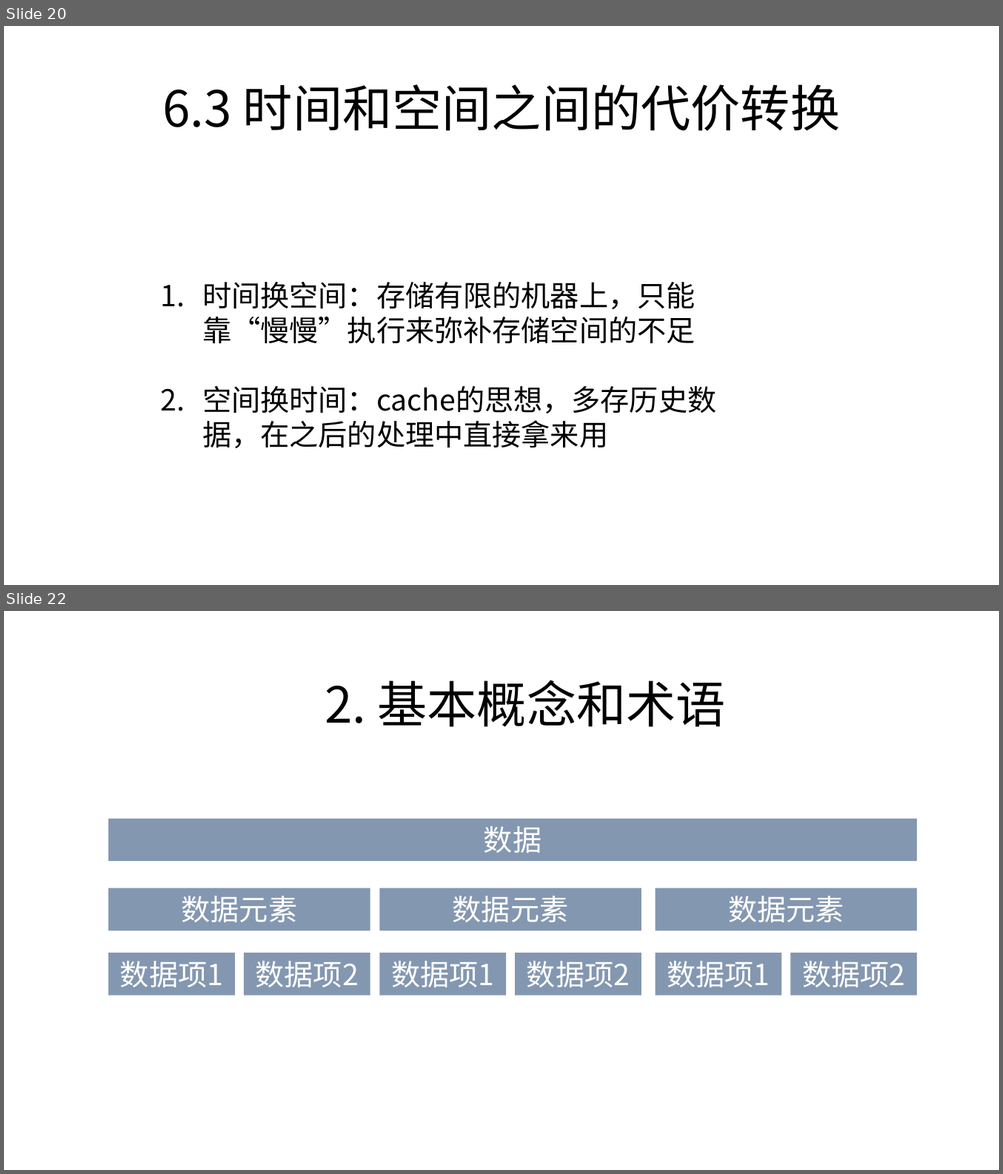
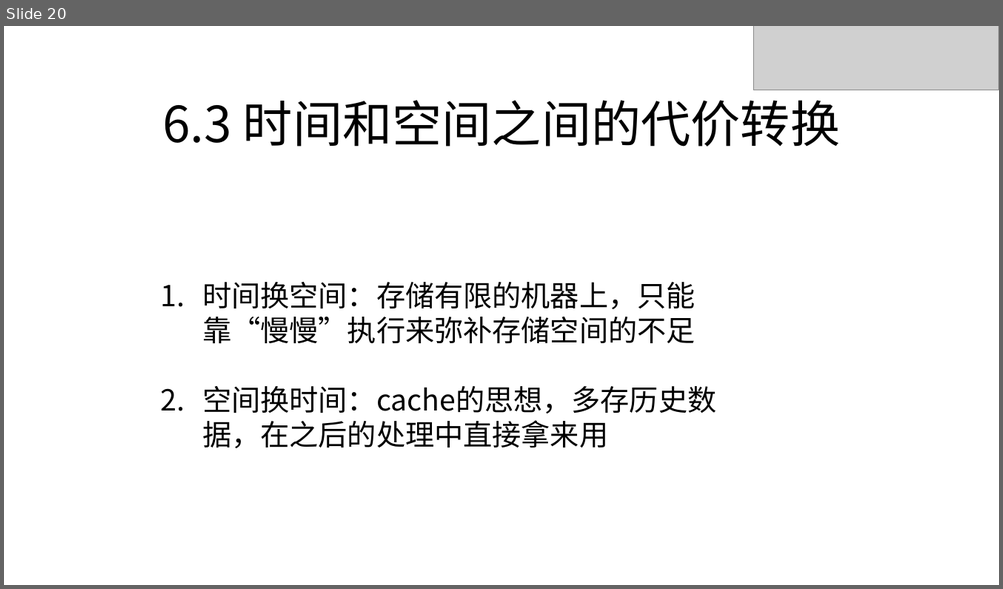
Before and after one commit to zjyesir/hmc_data_structure, a slide deck: 1.2算法.pptx. Shown one above the other, each under a label of ours: slides 20 and 22 before the commit, slide 20 after it; the slides between them are not shown. The pictures are 1003x1174 and 1003x589 pixels, drawn with LibreOffice and Linux fonts; fonts in the diff are those of the drawing; grey boxes stand for pictures; background and template pictures are left out. Boxes give left, top, right and bottom in pixels: in the first picture for what was removed or moved away, otherwise in the second. Text is boxed around its words. In the diff, an @@ line names an element or a change of style, - is before the commit and + after.

```diff
--- a/1.2算法.pptx
+++ b/1.2算法.pptx
@@ slide 22 removed at box(4, 611, 999, 1170), background picture (left out) @@
@@ text removed at box(324, 680, 725, 727) @@
-2. 基本概念和术语
@@ rectangle removed at box(108, 818, 916, 861) @@
-数据
@@ rectangle removed at box(108, 889, 370, 931) @@
-数据元素
@@ rectangle removed at box(379, 889, 641, 931) @@
-数据元素
@@ rectangle removed at box(655, 889, 917, 931) @@
-数据元素
@@ rectangle removed at box(108, 953, 235, 995) @@
-数据项1
@@ rectangle removed at box(244, 953, 370, 995) @@
-数据项2
@@ rectangle removed at box(379, 953, 506, 995) @@
-数据项1
@@ rectangle removed at box(515, 953, 641, 995) @@
-数据项2
@@ rectangle removed at box(655, 953, 782, 995) @@
-数据项1
@@ rectangle removed at box(791, 953, 916, 995) @@
-数据项2
@@ slide 20 changed as well @@
@@ picture added at box(754, 26, 999, 90) @@
@@ text "6.3 时间和空间之间的代价转换": place and size @@
-text "6.3 时间和空间之间的代价转换" at box(163, 84, 839, 131)
+text "6.3 时间和空间之间的代价转换" at box(163, 100, 839, 147)
```
Also in this commit, not shown: 19 other slides changed, 13 other slides removed, 4 other files.
